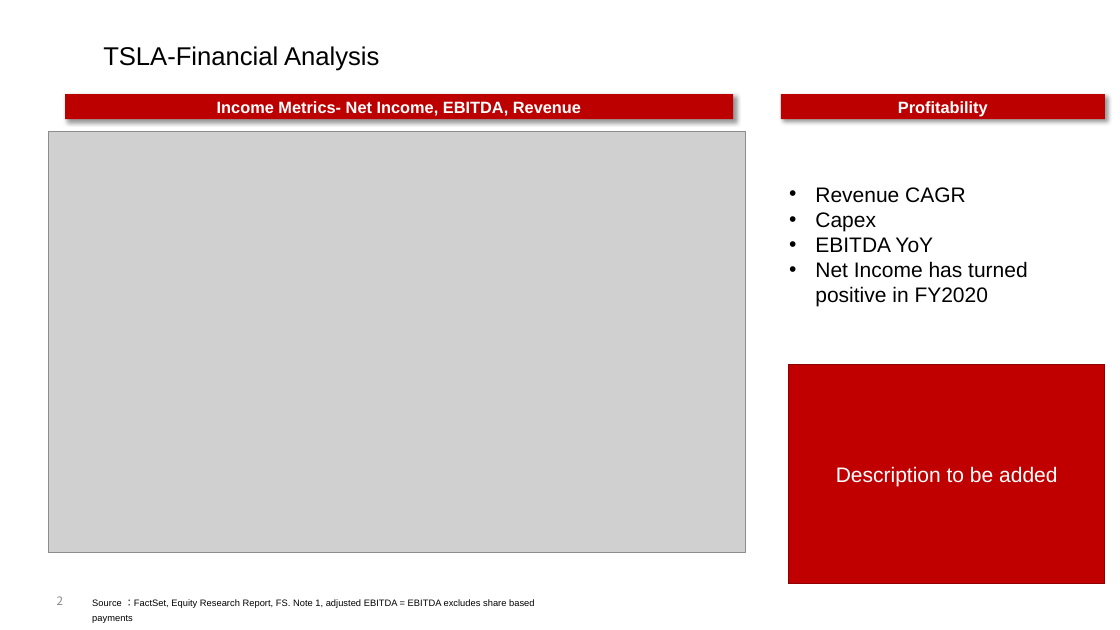
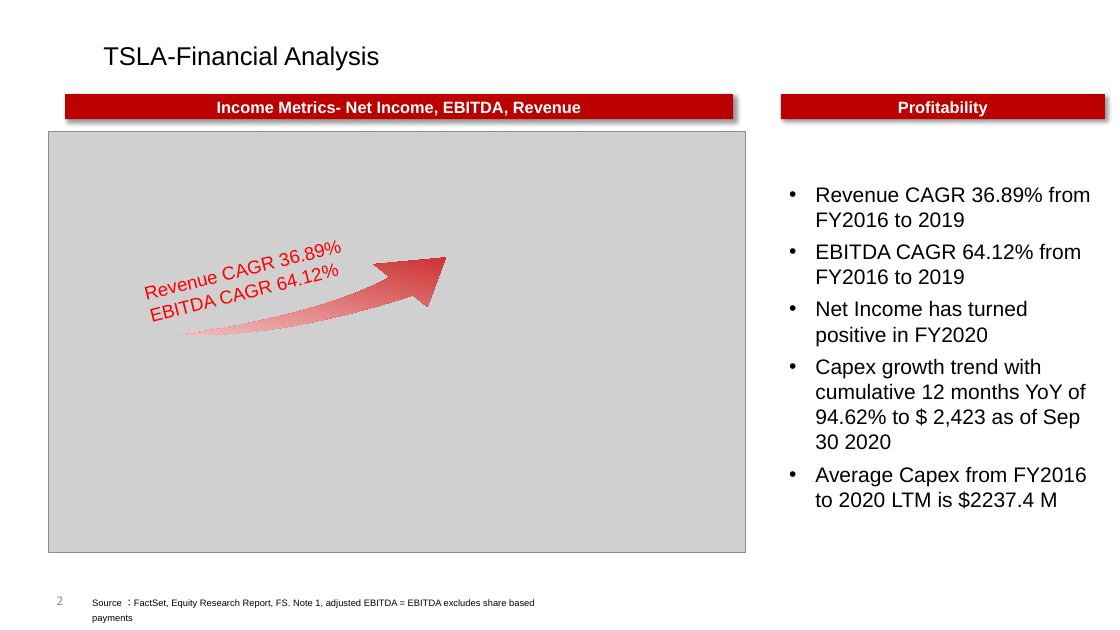
Before and after one commit to shonaqvi/Your-Next-Investment-, a slide deck: slide 2 of Slide_Template/TSLA Financial deck.pptx. Drawn at 1120x630 pixels with LibreOffice and Linux fonts; fonts in the diff are those of the drawing; grey boxes stand for pictures. Boxes give left, top, right and bottom in pixels: in the first picture for what was removed or moved away, otherwise in the second. Text is boxed around its words. In the diff, an @@ line names an element or a change of style, - is before the commit and + after.

Commit message:
update slides

```diff
--- a/Slide_Template/TSLA Financial deck.pptx
+++ b/Slide_Template/TSLA Financial deck.pptx
@@ freeform shape added at bbox=[183, 209, 446, 384], fill gradient #C00000 to #FFEFEF @@
@@ text at bbox=[815, 187, 1091, 285]: text changed @@
-• Revenue CAGR
-• Capex
-• EBITDA YoY
+• Revenue CAGR 36.89% from FY2016 to 2019
+• EBITDA CAGR 64.12% from FY2016 to 2019
@@ text added at bbox=[221, 282, 273, 304], 16 pt, text #FF0000 @@
+Revenue CAGR 36.89%
+EBITDA CAGR 64.12%
@@ text at bbox=[815, 300, 1028, 346]: more space between paragraphs @@
@@ text at bbox=[815, 358, 1086, 509]: paragraphs added @@
+• Capex growth trend with cumulative 12 months YoY of 94.62% to $ 2,423 as of Sep 30 2020
+• Average Capex from FY2016 to 2020 LTM is $2237.4 M
@@ rectangle removed at bbox=[789, 365, 1106, 584] @@
-Description to be added
```
